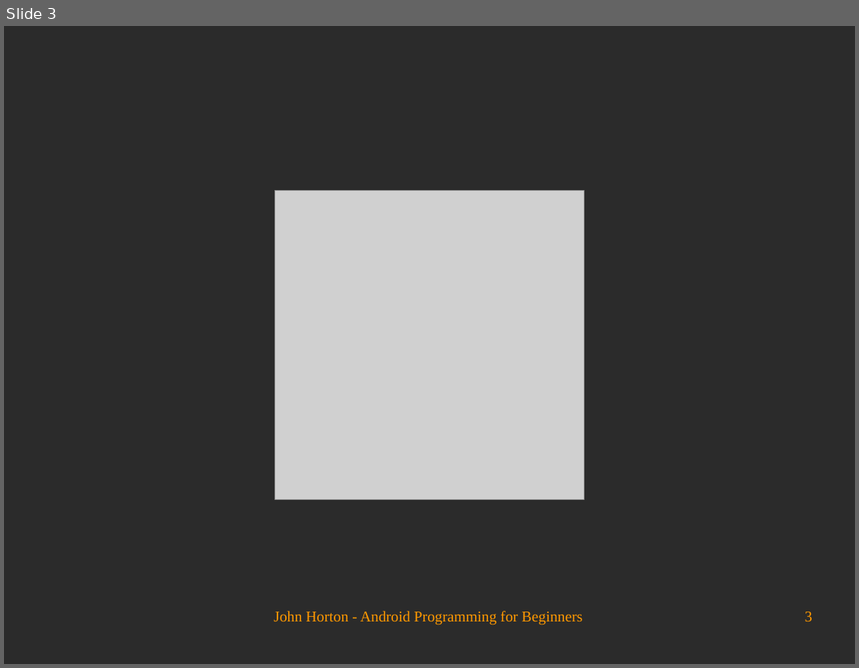
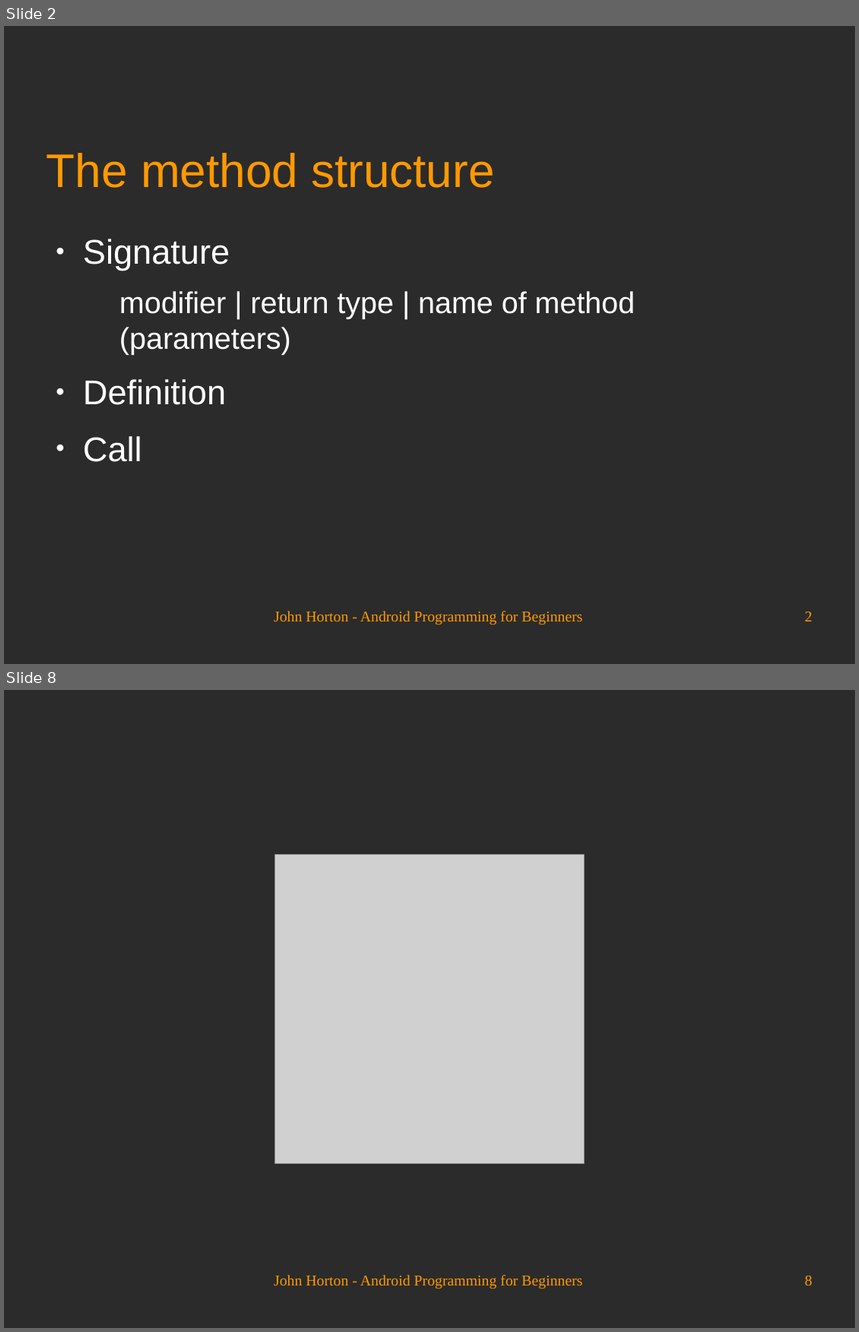
Before and after one commit to Academy-Soft-Intellect/Android-Programming-for-Beginners, a slide deck: 08_Coding_in_Java_Part_2_Methods.odp. Shown one above the other, each under a label of ours: slide 3 before the commit, slides 2 and 8 after it; the slides between them are not shown. The pictures are 859x668 and 859x1332 pixels, drawn with LibreOffice and Linux fonts; fonts in the diff are those of the drawing; grey boxes stand for pictures; background and template pictures are left out; a plain dark background stands for a picture behind light text. Boxes give left, top, right and bottom in pixels: in the first picture for what was removed or moved away, otherwise in the second. Text is boxed around its words. In the diff, an @@ line names an element or a change of style, - is before the commit and + after.

```diff
--- a/08_Coding_in_Java_Part_2_Methods.odp
+++ b/08_Coding_in_Java_Part_2_Methods.odp
@@ slide 2 added at [4, 26, 855, 664], background picture (left out) @@
@@ title added at [47, 153, 494, 188], 44 pt, text #FF9900 @@
+The method structure
@@ text added at [83, 239, 636, 462], 28 pt, text #FFFFFF @@
+● Signature
+  modifier | return type | name of method (parameters)
+● Definition
+● Call
@@ text added at [274, 611, 582, 626], 14 pt, text #FF9900 @@
+John Horton - Android Programming for Beginners
@@ page number added at [805, 612, 813, 622], 14 pt, text #FF9900 @@
+2
@@ what was slide 3 is now slide 8 @@
@@ page number at [805, 1276, 813, 1286]: text changed @@
-3
+8
```
Also in this commit, not shown: 2 slides changed, 4 other slides added.
